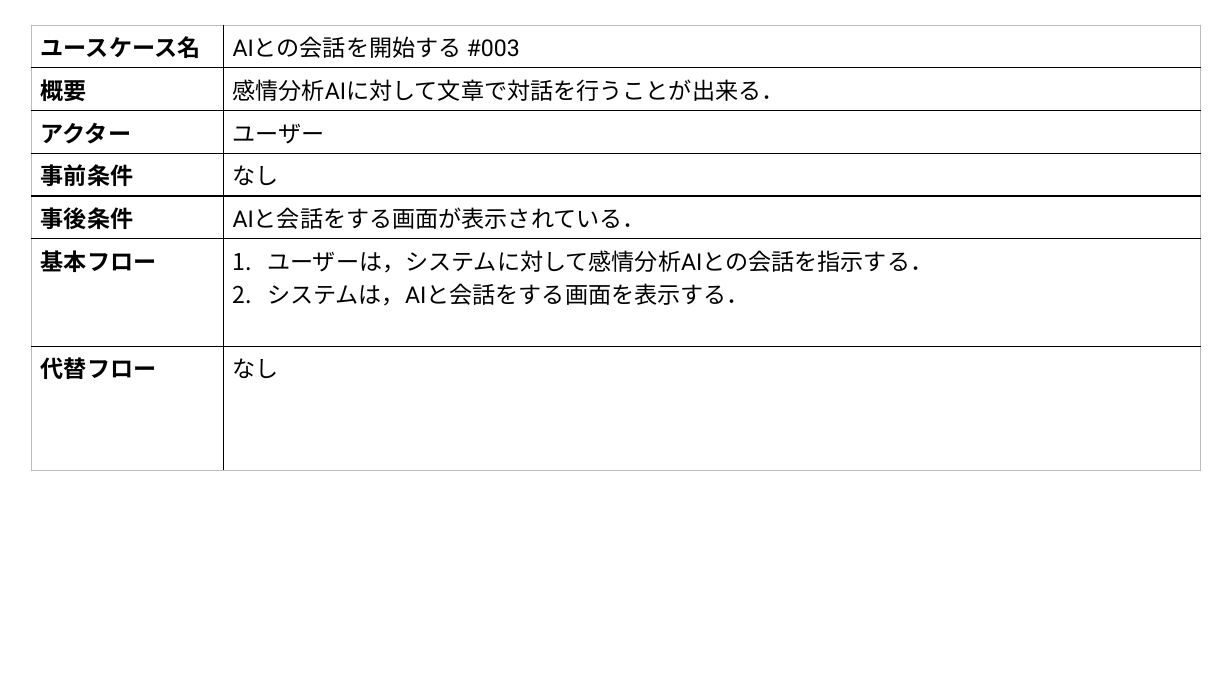
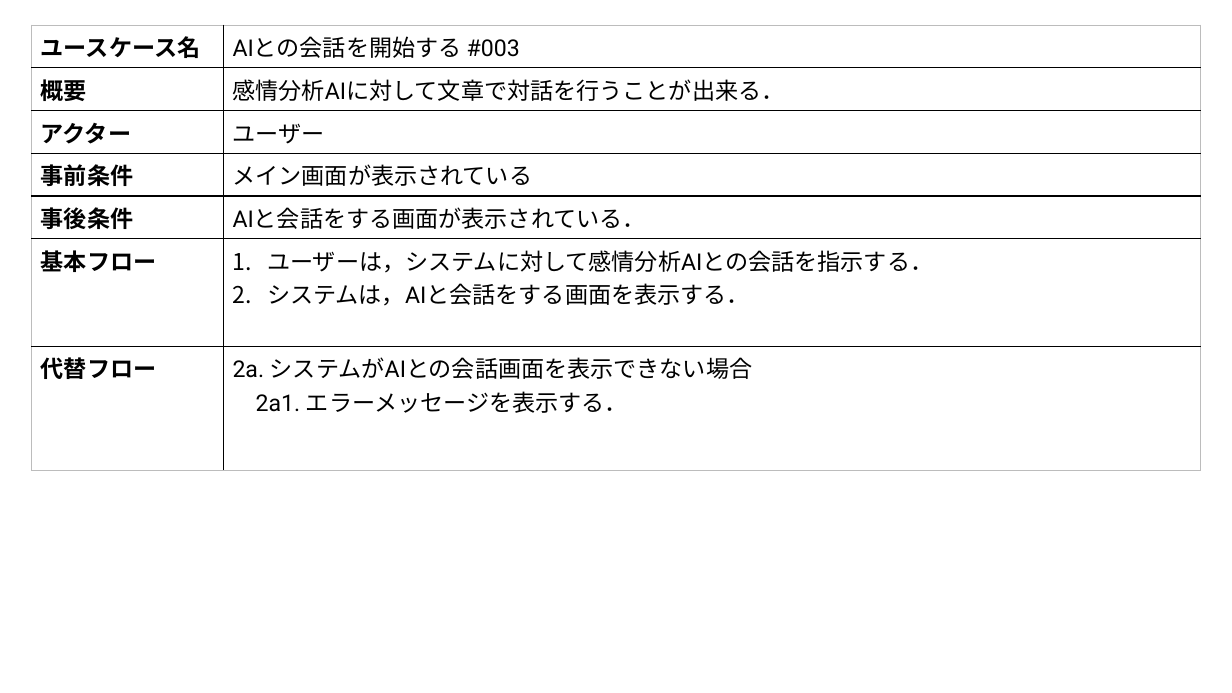
Before and after one commit to ut42univ/EmoDialog, a slide deck: slide 4 of spec/documents/eventFlow.pptx. Drawn at 1232x693 pixels with LibreOffice and Linux fonts; fonts in the diff are those of the drawing. Boxes give left, top, right and bottom in pixels: in the first picture for what was removed or moved away, otherwise in the second. Text is boxed around its words. In the diff, an @@ line names an element or a change of style, - is before the commit and + after.

```diff
--- a/spec/documents/eventFlow.pptx
+++ b/spec/documents/eventFlow.pptx
@@ table at (x1=31, y1=25, x2=1200, y2=445) @@
-row 4, column 2: なし
+row 4, column 2: メイン画面が表示されている
-row 7, column 2: なし
+row 7, column 2: 2a. システムがAIとの会話画面を表示できない場合 / 2a1. エラーメッセージを表示する．
```
Also in this commit, not shown: 4 other slides changed, 18 other files.
